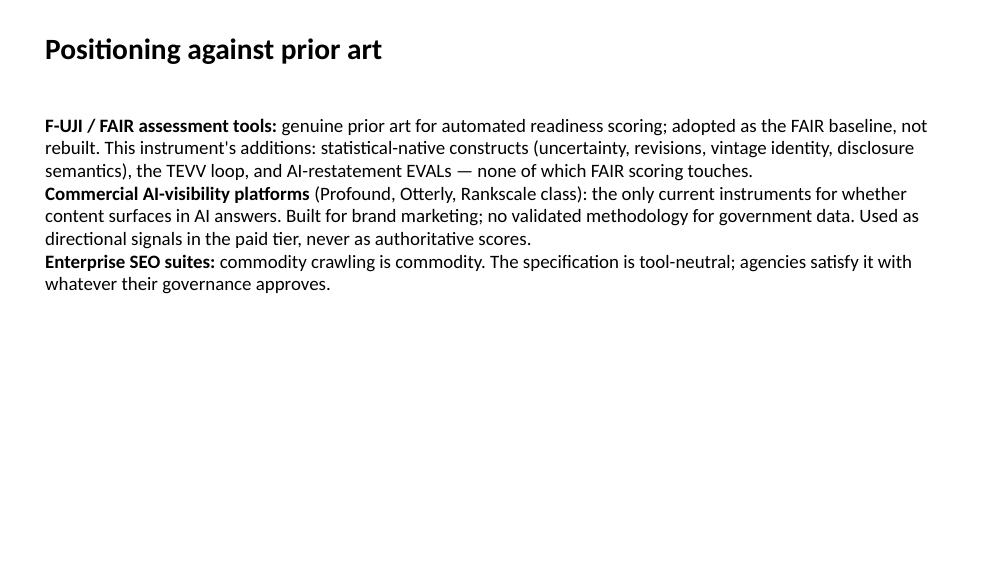
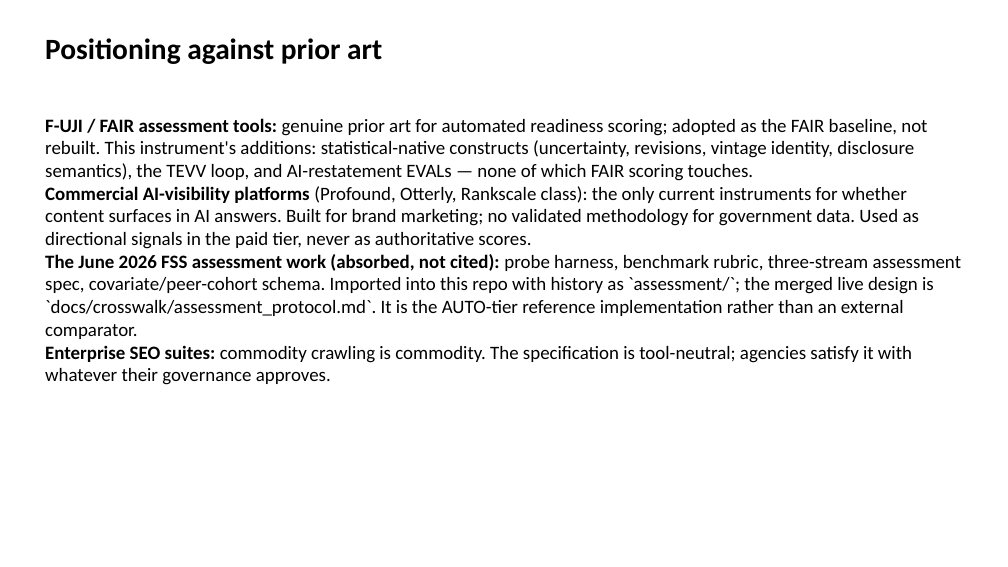
Before and after one commit to brockwebb/ai-readiness-kg, a slide deck: slide 16 of docs/crosswalk/framework_deck_2026-09-01.pptx. Drawn at 1008x567 pixels with LibreOffice and Linux fonts; fonts in the diff are those of the drawing. Boxes give left, top, right and bottom in pixels: in the first picture for what was removed or moved away, otherwise in the second. Text is boxed around its words. In the diff, an @@ line names an element or a change of style, - is before the commit and + after.

```diff
--- a/docs/crosswalk/framework_deck_2026-09-01.pptx
+++ b/docs/crosswalk/framework_deck_2026-09-01.pptx
@@ text at [45, 254, 962, 339]: paragraph added @@
+The June 2026 FSS assessment work (absorbed, not cited): probe harness, benchmark rubric, three-stream assessment spec, covariate/peer-cohort schema. Imported into this repo with history as `assessment/`; the merged live design is `docs/crosswalk/assessment_protocol.md`. It is the AUTO-tier reference implementation rather than an external comparator.
```
Also in this commit, not shown: 4 other slides changed, 25 other files.
